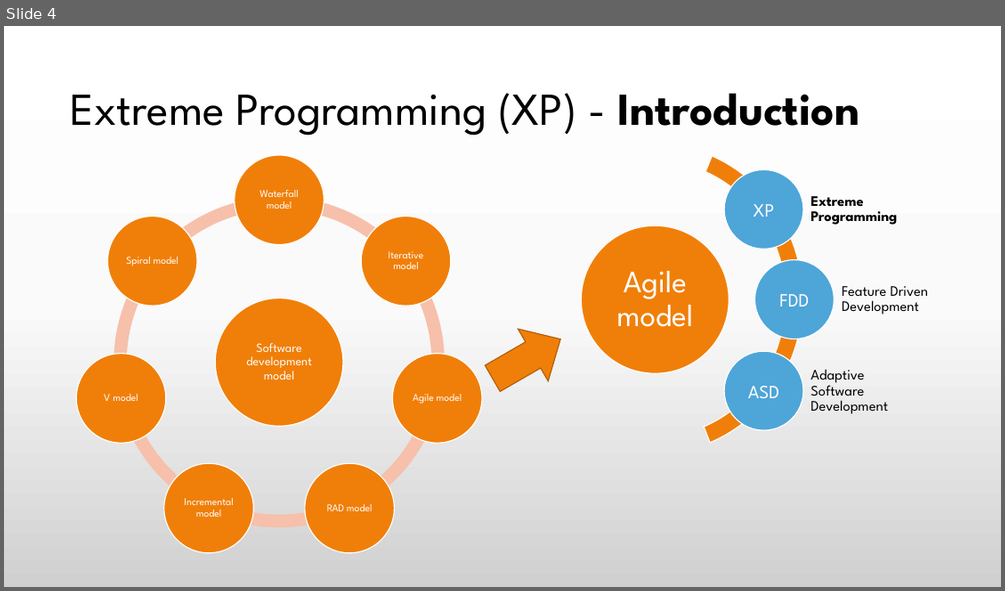
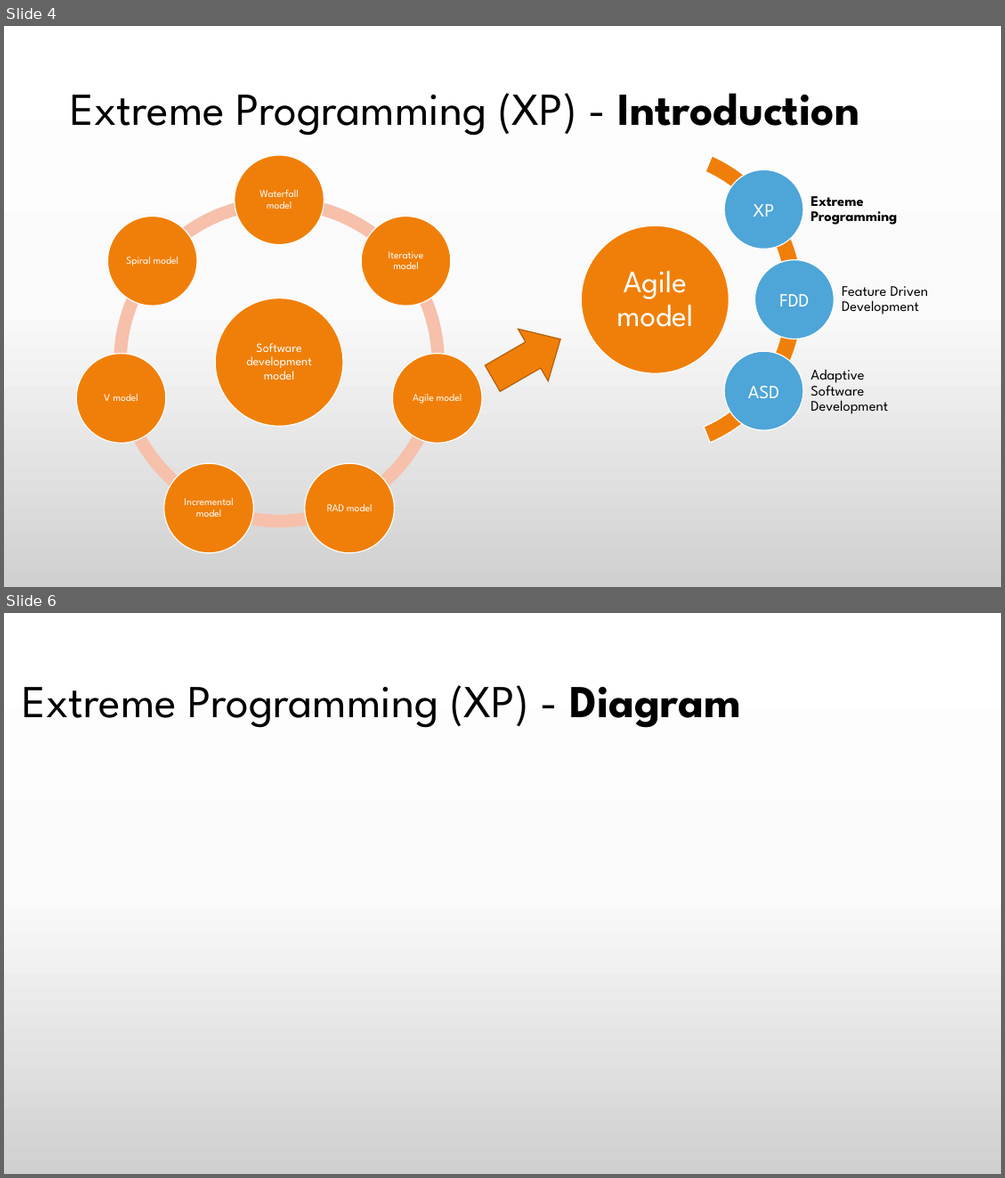
Before and after one commit to praash47/aasn-iii, a slide deck: extreme_programming.pptx. Shown one above the other, each under a label of ours: slide 4 before the commit, slides 4 and 6 after it; the slides between them are not shown. The pictures are 1005x591 and 1005x1178 pixels, drawn with LibreOffice and Linux fonts; fonts in the diff are those of the drawing. Boxes give left, top, right and bottom in pixels: in the first picture for what was removed or moved away, otherwise in the second. Text is boxed around its words. In the diff, an @@ line names an element or a change of style, - is before the commit and + after.

```diff
--- a/extreme_programming.pptx
+++ b/extreme_programming.pptx
@@ slide 6 added at [4, 613, 1001, 1174], background gradient #FFFFFF to #FBFBFB to #D1D1D1 @@
@@ title added at [22, 685, 741, 728], 44 pt, text #000000 @@
+Extreme Programming (XP) - Diagram
```
Also in this commit, not shown: 1 slide changed.
